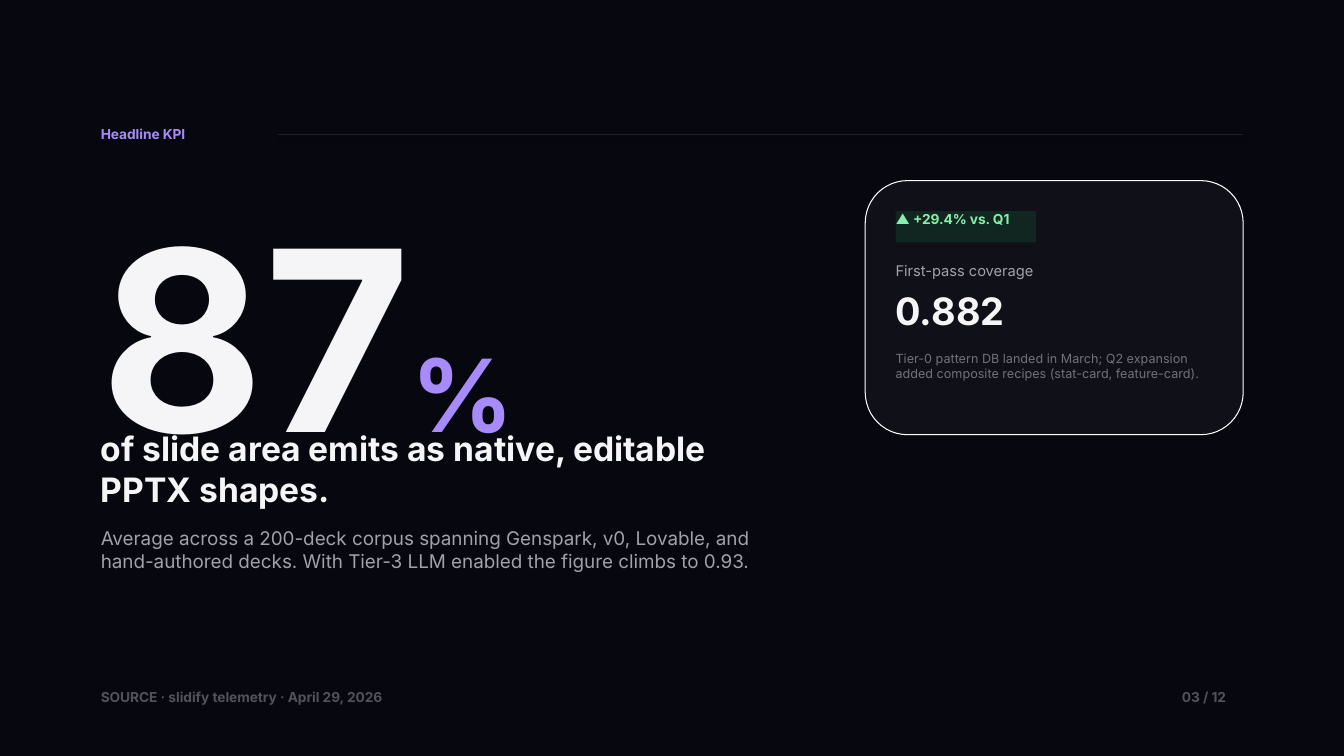
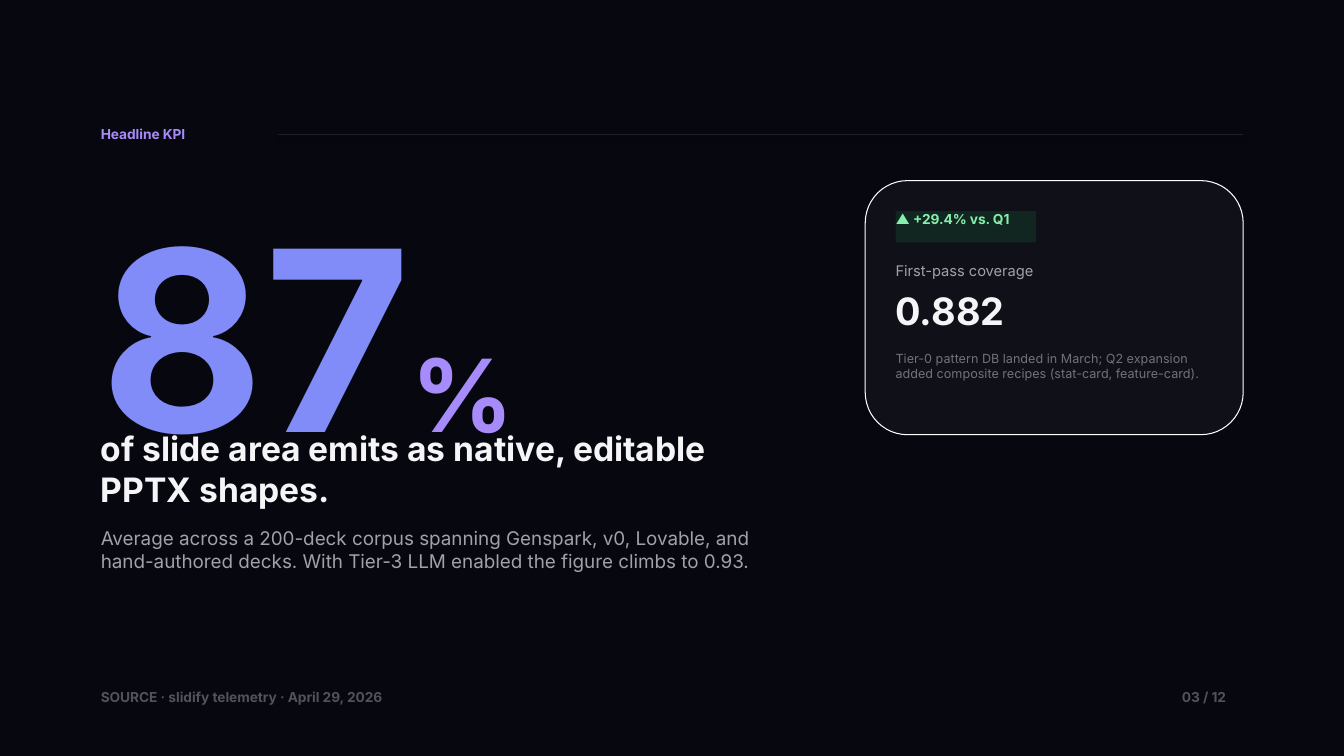
Before and after one commit to vamsiramakrishnan/pixelpitch, a slide deck: slide 3 of examples/sophisticated/deck.pptx. Drawn at 1344x756 pixels with LibreOffice and Linux fonts; fonts in the diff are those of the drawing. Boxes give left, top, right and bottom in pixels: in the first picture for what was removed or moved away, otherwise in the second. Text is boxed around its words. In the diff, an @@ line names an element or a change of style, - is before the commit and + after.

```diff
--- a/examples/sophisticated/deck.pptx
+++ b/examples/sophisticated/deck.pptx
@@ text "87%" at <box>101,246,411,484</box>: text colour #F5F5F7 to gradient #F5F5F7 to #818CF8 to #C084FC to #F472B6 in "87%" @@
```
Also in this commit, not shown: 3 other slides changed, 24 other files.
